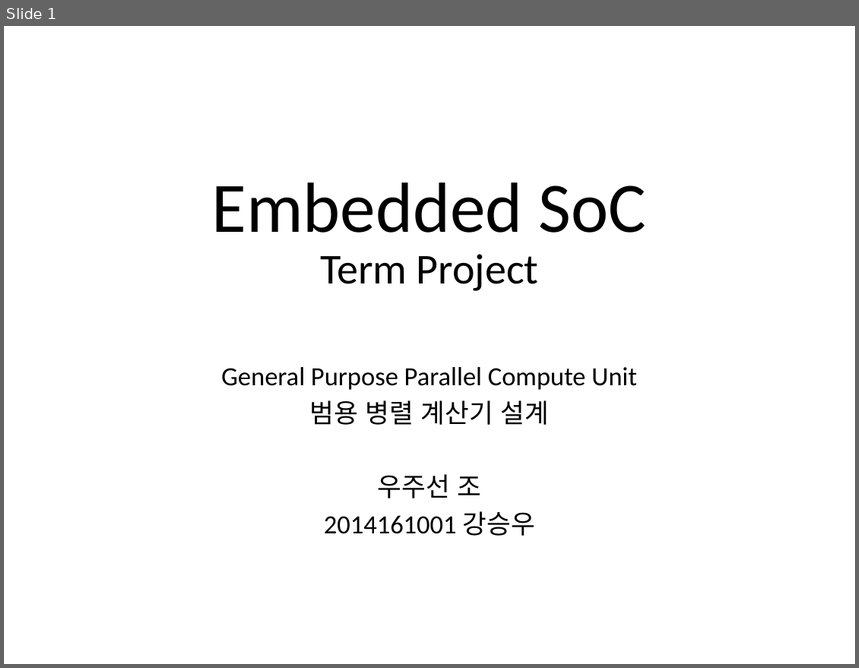
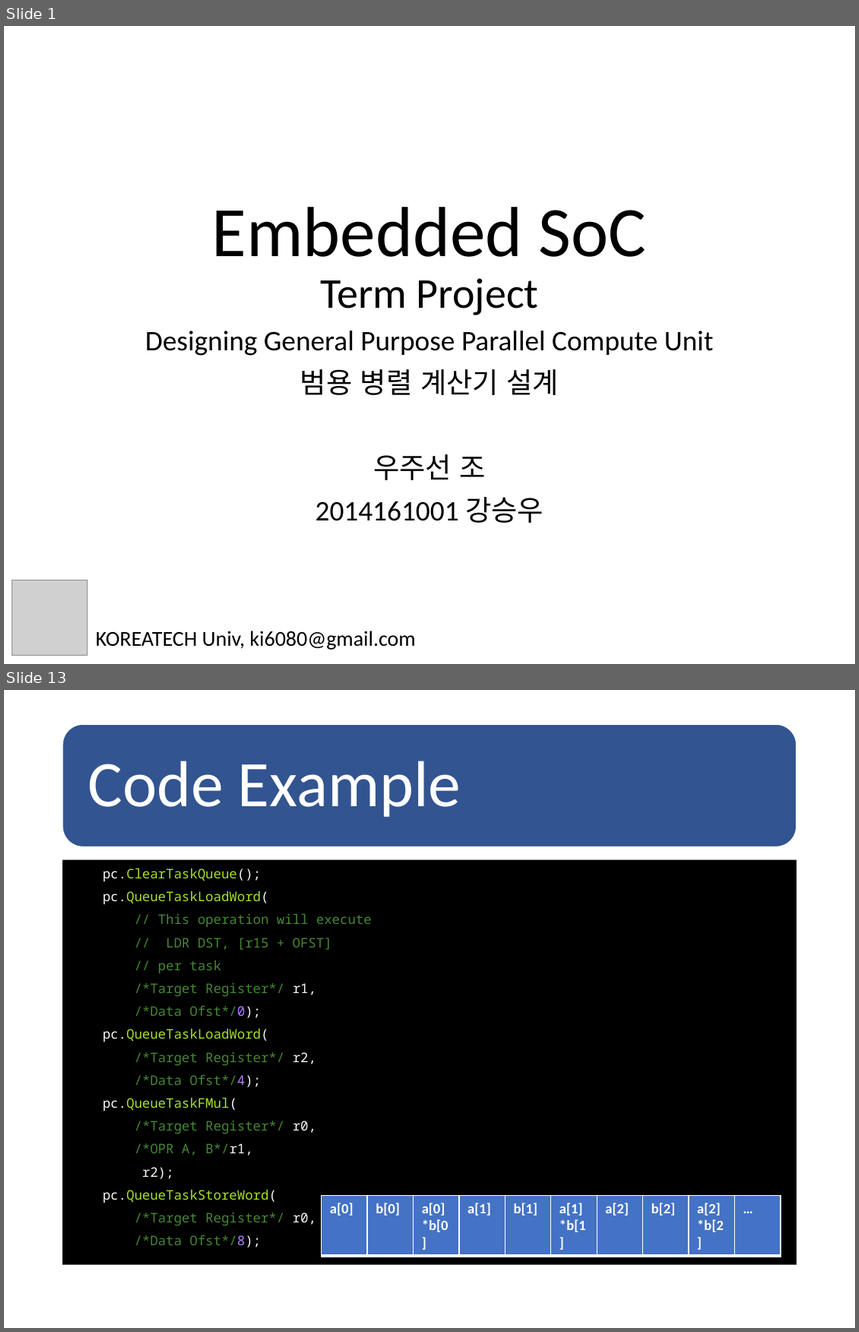
Before and after one commit to HappyNY/y3s1_socterm, a slide deck: docs/term_mid_우주선.pptx. Shown one above the other, each under a label of ours: slide 1 before the commit, slides 1 and 13 after it; the slides between them are not shown. The pictures are 859x668 and 859x1332 pixels, drawn with LibreOffice and Linux fonts; fonts in the diff are those of the drawing; grey boxes stand for pictures. Boxes give left, top, right and bottom in pixels: in the first picture for what was removed or moved away, otherwise in the second. Text is boxed around its words. In the diff, an @@ line names an element or a change of style, - is before the commit and + after.

Commit message:
Finish midterm report
- And some references for fixed point unit

```diff
--- a/docs/term_mid_우주선.pptx
+++ b/docs/term_mid_우주선.pptx
@@ slide 13 added at (x1=4, y1=690, x2=855, y2=1328), background #FFFFFF @@
@@ rounded rectangle added at (x1=63, y1=724, x2=797, y2=847), fill #325491, outline #FFFFFF 1 pt @@
@@ text added at (x1=88, y1=761, x2=461, y2=817), 55 pt, text #FFFFFF @@
+Code Example
@@ text added at (x1=63, y1=860, x2=797, y2=1265), fill #000000, 11.2 pt, text #448833 @@
+pc.ClearTaskQueue();
+pc.QueueTaskLoadWord(
+// This operation will execute
+// LDR DST, [r15 + OFST]
+// per task
+/*Target Register*/ r1,
+/*Data Ofst*/0);
+pc.QueueTaskLoadWord(
+/*Target Register*/ r2,
+/*Data Ofst*/4);
+pc.QueueTaskFMul(
+/*Target Register*/ r0,
+/*OPR A, B*/r1,
+r2);
+pc.QueueTaskStoreWord(
+/*Target Register*/ r0,
+/*Data Ofst*/8);
@@ table added at (x1=322, y1=1195, x2=781, y2=1238), 1 rows, 10 columns @@
+a[0] | b[0] | a[0]*b[0] | a[1] | b[1] | a[1]*b[1] | a[2] | b[2] | a[2]*b[2] | …
@@ slide 1 changed as well @@
@@ title "Embedded SoC Term Project" moved from (x1=212, y1=183, x2=647, y2=291) to (x1=212, y1=207, x2=647, y2=316) @@
@@ subtitle "Designing General Purpose Parallel Compute ..." moved from (x1=221, y1=367, x2=637, y2=536) to (x1=145, y1=331, x2=714, y2=523) @@
@@ subtitle at (x1=145, y1=331, x2=714, y2=356): text changed; size 22.2 to 24 pt @@
-General Purpose Parallel Compute Unit
+Designing General Purpose Parallel Compute Unit
@@ subtitle at (x1=300, y1=370, x2=560, y2=523): size 22.2 to 24 pt in "범용 병렬 계산기 설계", "우주선 조", "2014161001 강승우"; line spacing 0.8 to 0.9 @@
@@ picture added at (x1=12, y1=580, x2=88, y2=656) @@
@@ text added at (x1=96, y1=631, x2=415, y2=650), 18 pt, text #000000 @@
+KOREATECH Univ, ki6080@gmail.com
```
Also in this commit, not shown: 4 other slides changed, 11 other slides added, 3 slides removed, 10 other files.
